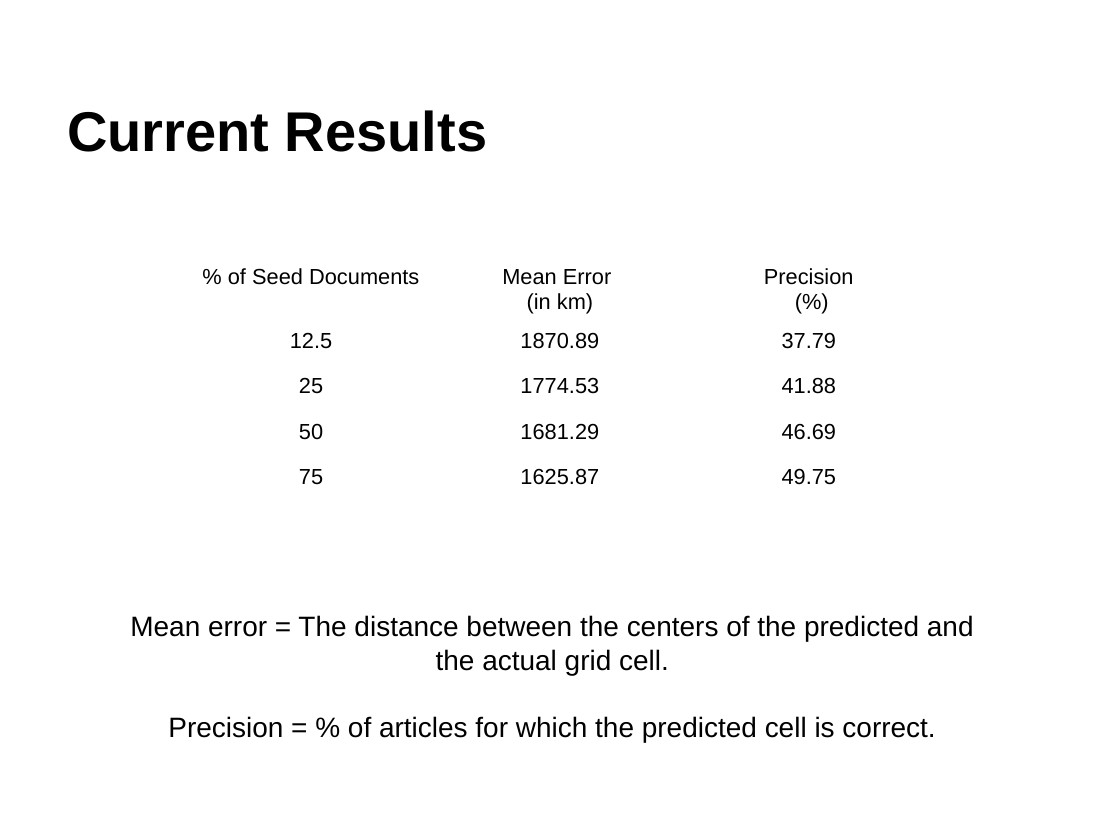
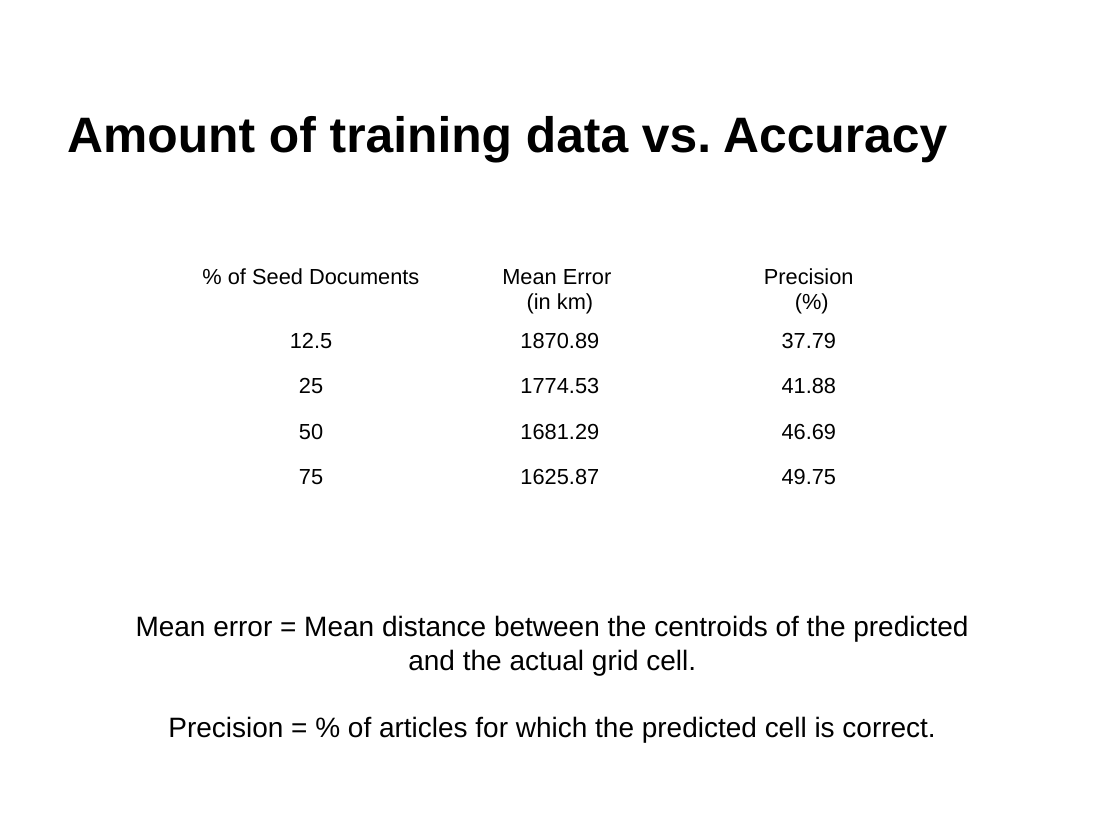
Before and after one commit to raptros/gmm-project-2012, a slide deck: slide 14 of presentation/gmm-2012-presentation.pptx. Drawn at 1120x840 pixels with LibreOffice and Linux fonts; fonts in the diff are those of the drawing. Boxes give left, top, right and bottom in pixels: in the first picture for what was removed or moved away, otherwise in the second. Text is boxed around its words. In the diff, an @@ line names an element or a change of style, - is before the commit and + after.

Commit message:
Added presentation

```diff
--- a/presentation/gmm-2012-presentation.pptx
+++ b/presentation/gmm-2012-presentation.pptx
@@ title at [67, 116, 947, 162]: text changed; size 36 to 32 pt @@
-Current Results
+Amount of training data vs. Accuracy
@@ text at [136, 615, 968, 675]: text changed @@
-Mean error = The distance between the centers of the predicted and the actual grid cell.
+Mean error = Mean distance between the centroids of the predicted and the actual grid cell.
```
Also in this commit, not shown: 4 other slides changed, 1 slide added, 1 slide removed.
